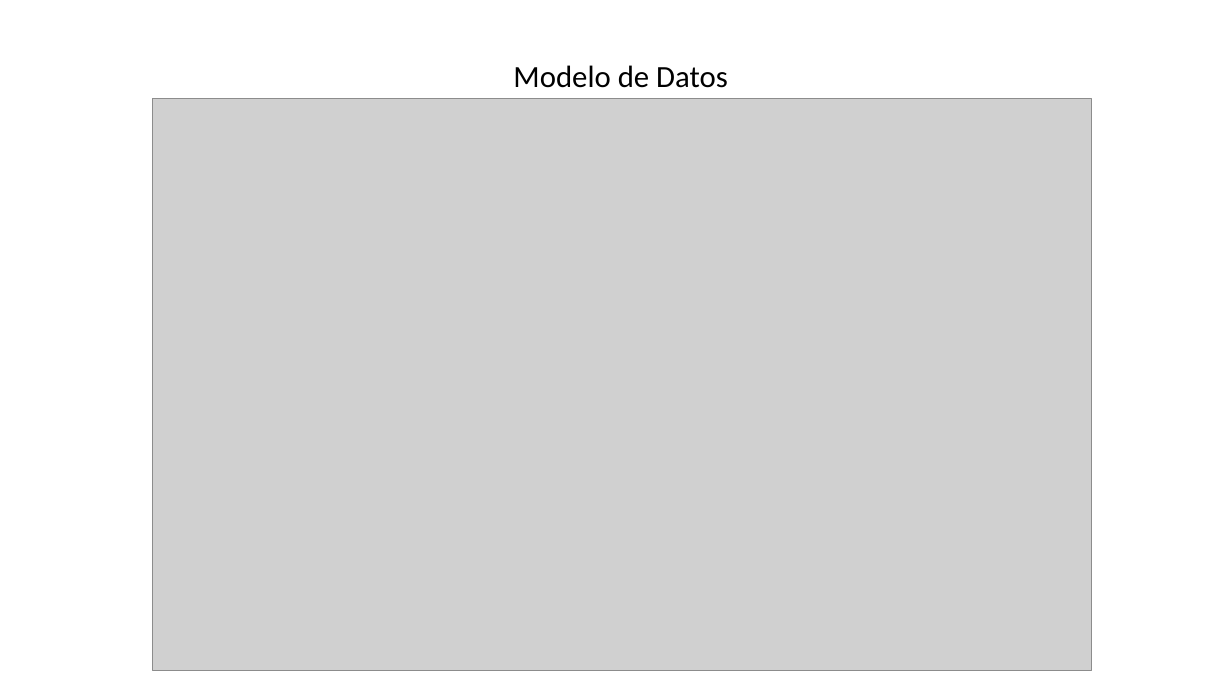
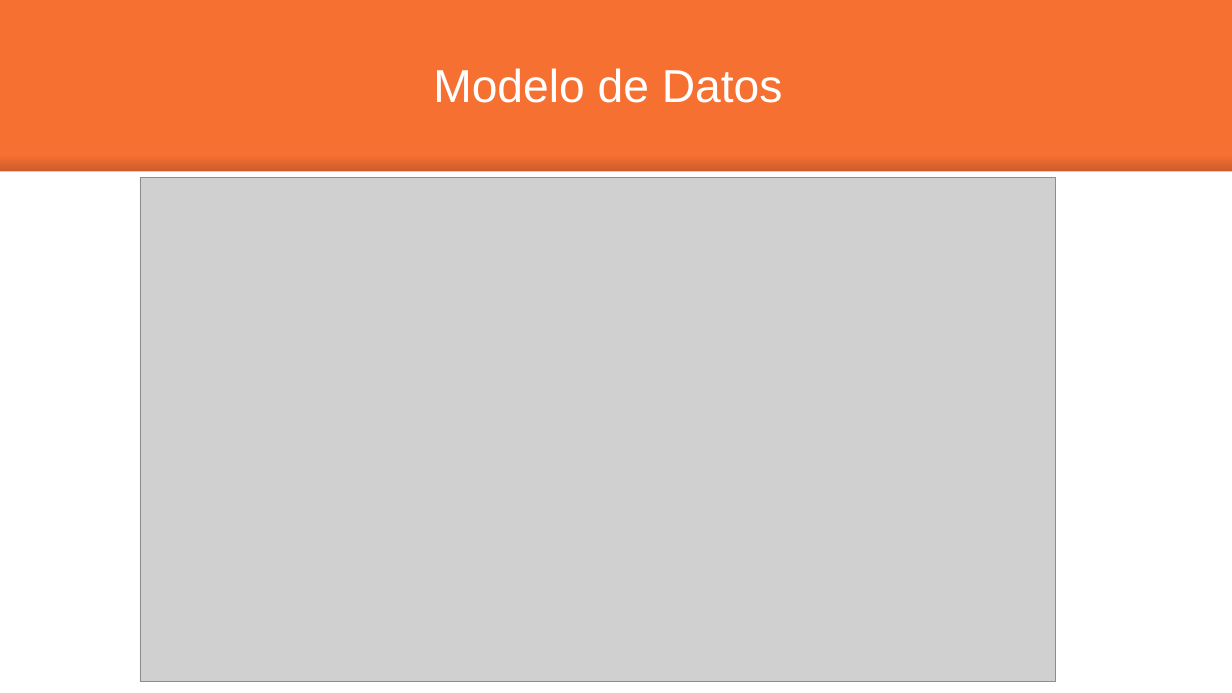
Before and after one commit to evencio97/Proyecto_ATI, a slide deck: slide 7 of fase_2.pptx (slide 1 before the commit). Drawn at 1232x693 pixels with LibreOffice and Linux fonts; fonts in the diff are those of the drawing; grey boxes stand for pictures. Boxes give left, top, right and bottom in pixels: in the first picture for what was removed or moved away, otherwise in the second. Text is boxed around its words. In the diff, an @@ line names an element or a change of style, - is before the commit and + after.

```diff
--- a/fase_2.pptx
+++ b/fase_2.pptx
@@ background #FFFFFF to #F67031 @@
@@ text "Modelo de Datos": place and size @@
-text "Modelo de Datos" at [513,65,728,88]
+text "Modelo de Datos" at [433,68,783,103]
@@ text "Modelo de Datos" at [433,68,783,103]: size 24 to 36 pt, font Calibri to Arial, text colour #000000 to #FFFFFF @@
@@ text added at [484,30,748,118], 96 pt, text #FFFFFF @@
+“
@@ rectangle added at [516,43,716,132], fill #F67031 @@
@@ rectangle added at [0,156,1232,171], fill gradient #000014 @@
@@ rectangle added at [0,171,1232,693], fill #FFFFFF @@
@@ picture: place and size @@
-picture at [152,99,1092,670]
+picture at [140,177,1056,681]
```
Also in this commit, not shown: 6 slides added, 4 other files.
